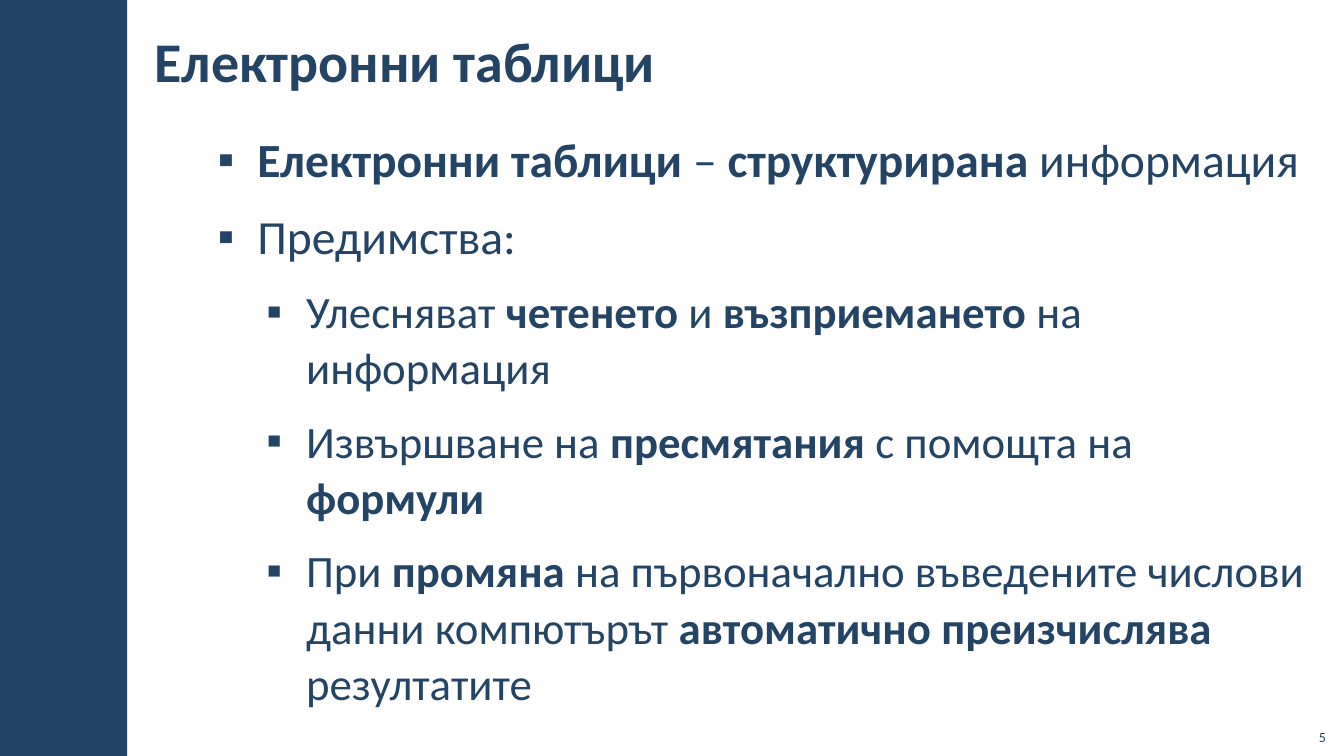
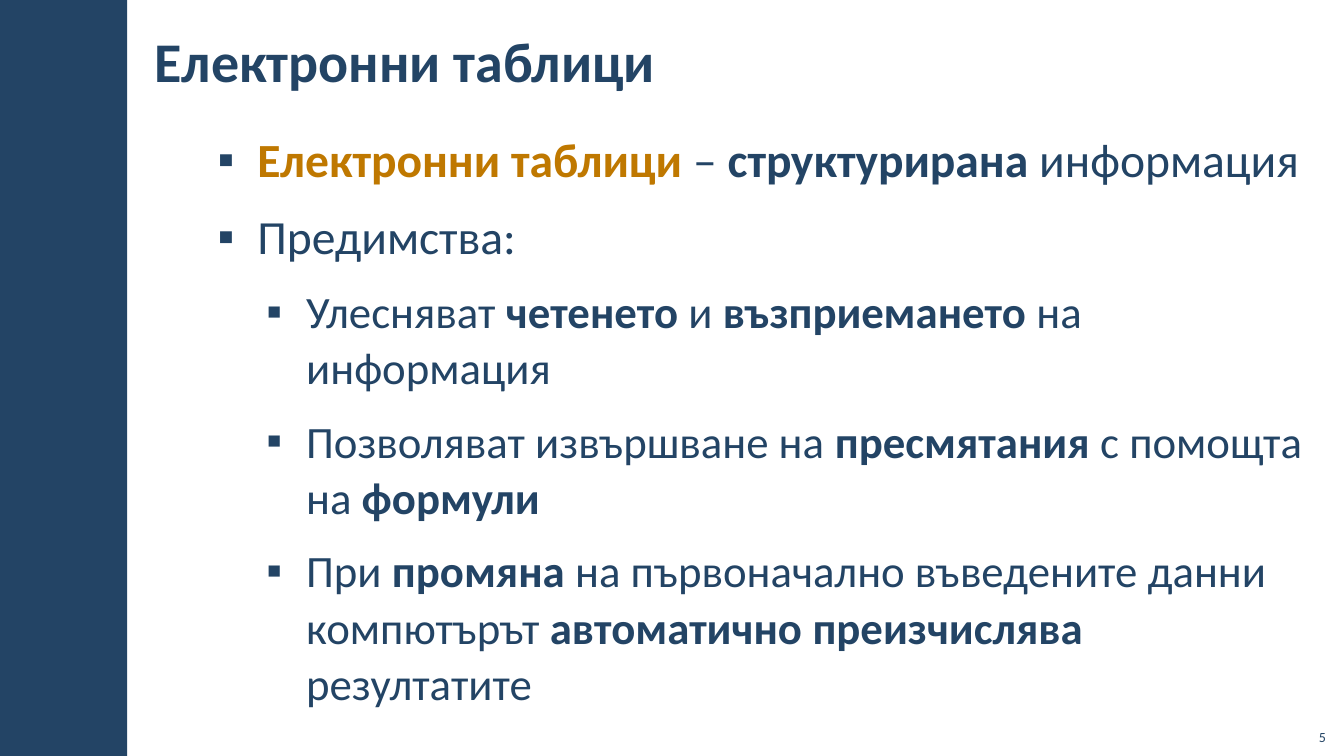
Before and after one commit to BG-IT-Edu/School-Programming, a slide deck: slide 5 of Courses/Computer-Modeling-and-IT/Computer-Modeling-and-IT-5-Class/28-Introduction-to-Spreadsheets/28-Introduction-To-Spreadsheets.pptx. Drawn at 1344x756 pixels with LibreOffice and Linux fonts; fonts in the diff are those of the drawing; background and template pictures are left out. Boxes give left, top, right and bottom in pixels: in the first picture for what was removed or moved away, otherwise in the second. Text is boxed around its words. In the diff, an @@ line names an element or a change of style, - is before the commit and + after.

```diff
--- a/Courses/Computer-Modeling-and-IT/Computer-Modeling-and-IT-5-Class/28-Introduction-to-Spreadsheets/28-Introduction-To-Spreadsheets.pptx
+++ b/Courses/Computer-Modeling-and-IT/Computer-Modeling-and-IT-5-Class/28-Introduction-to-Spreadsheets/28-Introduction-To-Spreadsheets.pptx
@@ text at <box>257,144,1299,185</box>: text colour #234465 to #BF7800 in "Електронни таблици" @@
@@ text at <box>306,429,1302,708</box>: text changed @@
-  ▪ Извършване на пресмятания с помощта на формули
-  ▪ При промяна на първоначално въведените числови данни компютърът автоматично преизчислява резултатите
+  ▪ Позволяват извършване на пресмятания с помощта на формули
+  ▪ При промяна на първоначално въведените данни компютърът автоматично преизчислява резултатите
```
Also in this commit, not shown: 9 other slides changed.
